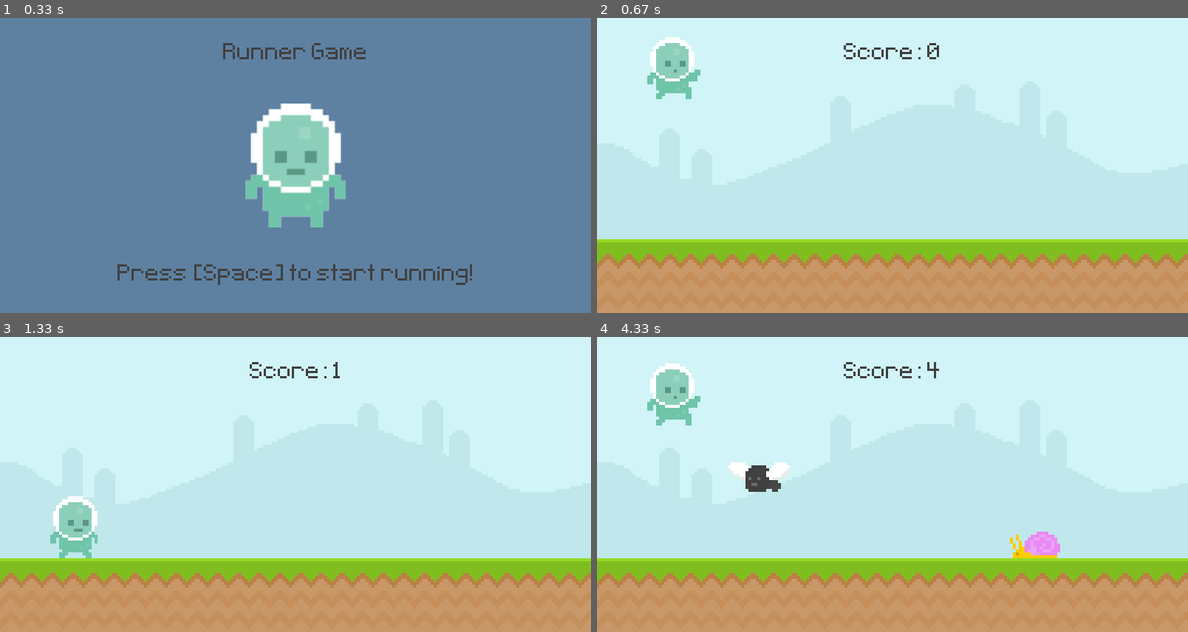
Above: before the commit, frames 1-4 (two rows, left to right).
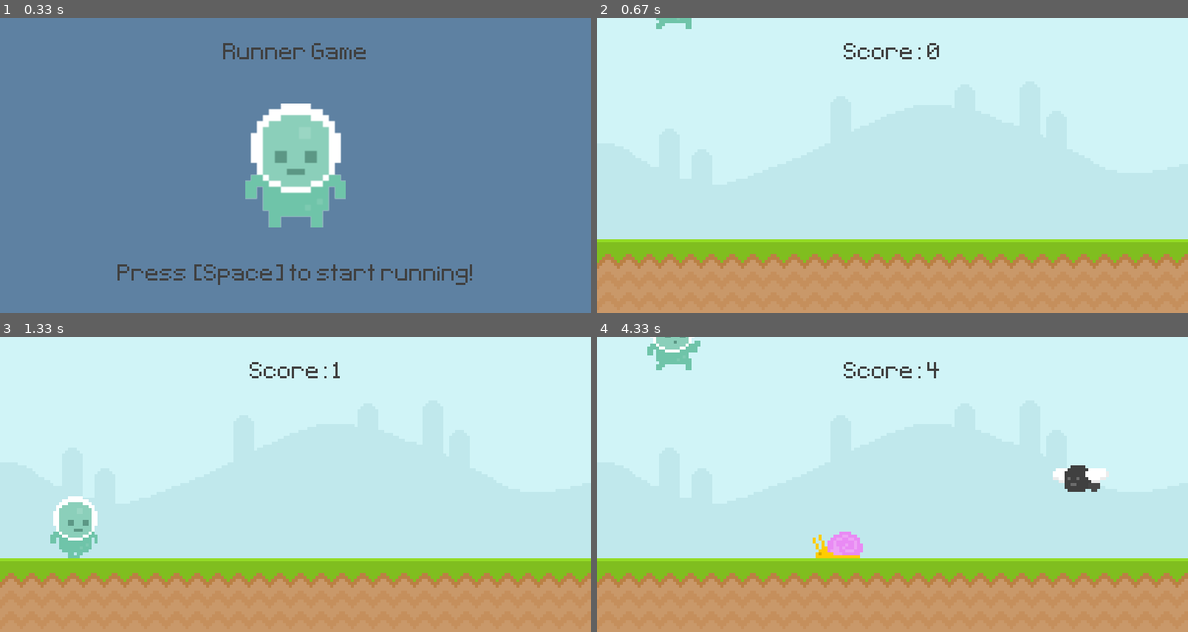
Above: after the commit, the same moments.

Repository: casparcrop94/PyGame
Game: pygame game, started from main.py
Same seed, same stepped clock (60 frames per second), same inputs: the game is played once before the commit and once after it.
Inputs:
- Up to frame 1 (0.33 s): no input
- Up to frame 2 (0.67 s): tap Space at 0.33 s
- Up to frame 3 (1.33 s): no input
- Up to frame 4 (4.33 s): tap Space at 3.17, 4.07 s

Frame 1 is identical in both runs. In frame 2, 1.4% of the frame differs, in the area x 8-18%, y 0-28%; in frame 3, less than 0.1%; in frame 4, 4.4%, in the area x 8-87%, y 0-75%.

Commit message:
Done working on sprites (OOP) and refactoring

Diff:
--- a/main.py
+++ b/main.py
@@ -1,6 +1,6 @@
 import pygame
 from sys import exit
-from random import randint
+from random import randint, choice
 
 class Player(pygame.sprite.Sprite):
     def __init__(self):
@@ -20,7 +20,7 @@
         keys = pygame.key.get_pressed()
 
         if keys[pygame.K_SPACE] and self.rect.bottom >= 300:
-            self.gravity = -20
+            self.gravity = -25
 
     def apply_gravity(self):
         self.gravity += 1
@@ -65,113 +65,64 @@
         self.rect = self.image.get_rect(midbottom = (randint(900,1100),y_pos))
 
     def animation_state(self):
+        self.frame_index += 0.1
+        if self.frame_index >= len(self.frames): self.frame_index = 0
+        self.image = self.frames[int(self.frame_index)]
+
+    def update(self):
+        self.animation_state()
         self.rect.x -= self.obstacle_speed
+        self.destroy()
 
-
-
-
+    def destroy(self):
+        if self.rect.x <= -100: self.kill()
 
 
 def display_score():
     current_time = round(
         ((pygame.time.get_ticks() - start_time) / 1000)
     )
-
     score_surf = test_font.render('Score: '+str(current_time), False, (64,64,64))
     score_rect = score_surf.get_rect(center = (400,50))
     screen.blit(score_surf, score_rect)
     return current_time
 
-def obstacle_movement(obstacle_list, obstacle_speed):
-    if obstacle_list:
-        for obstacle_rect in obstacle_list:
+def collision_spr():
+    if pygame.sprite.spritecollide(player.sprite, obstacle_group, False):
+        obstacle_group.empty()
+        return False
+    else: return True
 
-            obstacle_rect.x -= obstacle_speed
-            # if snail_rect.right <= 0: snail_rect.left = 800
-            if obstacle_rect.bottom == 300: screen.blit(snail_surf, obstacle_rect)
-            else: screen.blit(fly_surf, obstacle_rect)
-
-        obstacle_list = [obstacle for obstacle in obstacle_list if obstacle.x > -100]
-        return obstacle_list
-    else: return []
-
-def collissions(player, obstacle_list):
-    if obstacle_list:
-        for obstacle_rect in obstacle_list:
-            if player.colliderect(obstacle_rect): return False
-    return True
-
-# def player_animation():
-#     global player_surf, player_index
-
-#     if player_rect.bottom < 300:
-#         player_surf = player_jump
-#     else:
-#         player_index += 0.1
-#         if player_index >= len(player_walk): player_index = 0
-#         player_surf = player_walk[int(player_index)]
-
+# Start Pygame config
 pygame.init()
 screen = pygame.display.set_mode((800,400))
 pygame.display.set_caption('Runner')
 clock = pygame.time.Clock()
 test_font = pygame.font.Font('font/Pixeltype.ttf', 50)
+sky_surf = pygame.image.load('graphics/Sky.png').convert()
+ground_surf = pygame.image.load('graphics/Ground.png').convert()
+
+# Declare variables for later use
 game_is_active = False
 start_time = 0
 score = 0
 obstacle_speed = 4
 
+# Player Sprite Group
 player = pygame.sprite.GroupSingle()
 player.add(Player())
 
-
-sky_surf = pygame.image.load('graphics/Sky.png').convert()
-ground_surf = pygame.image.load('graphics/Ground.png').convert()
-
-# Snail
-snail_frame_1 = pygame.image.load('graphics/snail/snail1.png').convert_alpha()
-snail_frame_2 = pygame.image.load('graphics/snail/snail2.png').convert_alpha()
-snail_frames = [snail_frame_1,snail_frame_2]
-snail_frame_index = 0
-snail_surf = snail_frames[snail_frame_index]
-
-# Fly
-fly_frame_1 = pygame.image.load('graphics/Fly/Fly1.png').convert_alpha()
-fly_frame_2 = pygame.image.load('graphics/Fly/Fly2.png').convert_alpha()
-fly_frames = [fly_frame_1,fly_frame_2]
-fly_frame_index = 0
-fly_surf = fly_frames[fly_frame_index]
-
-# Obstacles
-obstacle_rect_list = []
-
-# Player
-# player_walk_1 = pygame.image.load('graphics/Player/player_walk_1.png').convert_alpha()
-# player_walk_2 = pygame.image.load('graphics/Player/player_walk_2.png').convert_alpha()
-# player_walk = [player_walk_1,player_walk_2]
-# player_index = 0
-# player_jump = pygame.image.load('graphics/Player/jump.png').convert_alpha()
-
-# player_surf = player_walk[player_index]
-# player_rect = player_surf.get_rect(midbottom = (80,300))
-# player_gravity = 0
+# Obstacle Group
+obstacle_group = pygame.sprite.Group()
 
 # Intro screen player
 player_stand = pygame.image.load('graphics/player/player_stand.png').convert_alpha()
-# player_stand = pygame.transform.scale(player_stand,(100,200))
-# player_stand = pygame.transform.scale2x(player_stand)
 player_stand = pygame.transform.rotozoom(player_stand,0,2)
 player_stand_rect = player_stand.get_rect(center = (400,200))
 
 # Timer
 obstacle_timer = pygame.USEREVENT + 1
 pygame.time.set_timer(obstacle_timer, 1500)
-
-snail_animation_timer = pygame.USEREVENT + 2
-pygame.time.set_timer(snail_animation_timer, 500)
-
-fly_animation_timer =  pygame.USEREVENT + 3
-pygame.time.set_timer(fly_animation_timer, 200)
 
 while True:
     for event in pygame.event.get():
@@ -180,119 +131,55 @@
             exit()
 
         if game_is_active:
-            # if event.type == pygame.MOUSEBUTTONDOWN:
-            #     if player_rect.collidepoint(event.pos) and player_rect.bottom >= 300:
-            #         player_gravity -= 25
-
-            # if event.type == pygame.KEYDOWN:
-            #     if event.key == pygame.K_SPACE and player_rect.bottom >= 300:
-            #             player_gravity -= 25
-
             if event.type == obstacle_timer:
-                if randint(0,2):
-                    obstacle_rect_list.append(snail_surf.get_rect(bottomright = (randint(900,1100),300)))
-                else:
-                    obstacle_rect_list.append(fly_surf.get_rect(bottomright = (randint(900,1100),210)))
-            if event.type == snail_animation_timer:
-                if snail_frame_index == 0: snail_frame_index = 1
-                else: snail_frame_index = 0
-                snail_surf = snail_frames[snail_frame_index]
-            if event.type == fly_animation_timer:
-                if fly_frame_index == 0: fly_frame_index = 1
-                else: fly_frame_index = 0
-                fly_surf = fly_frames[fly_frame_index]
+                obstacle_group.add(Obstacle(choice(['fly','snail', 'snail', 'snail'])))
         else:
             if event.type == pygame.KEYDOWN and event.key == pygame.K_SPACE:
                 print('Restarting...')
                 game_is_active = True
-                # player_rect.right = 100
-                obstacle_speed = 4
+                obstacle_speed = 5
                 start_time = pygame.time.get_ticks()
 
-
-        # if event.type == pygame.KEYUP:
-        #     print('key up')
-
     if game_is_active:
+        # Active Game Screen
         screen.blit(sky_surf,(0,0))
         screen.blit(ground_surf, (0,300))
 
-        # pygame.draw.rect(screen, '#c0e8ec', score_rect)
-        # pygame.draw.rect(screen, '#c0e8ec', score_rect, 10)
-        # screen.blit(score_surf, score_rect)
-
-        # keys = pygame.key.get_pressed()
-        # if keys[pygame.K_SPACE]:
-        #     print('Jump!')
-
-        # line_tlbr = pygame.draw.line(screen, 'Red', (0,0),(800,400),3)
-        # line_bltr = pygame.draw.line(screen, 'Red', (0,400),(800,0),3)
-        # screen.blit(screen, line_tlbr)
-        # screen.blit(screen, line_bltr)
-        # pygame.draw.ellipse(screen, 'Brown', pygame.Rect(50,200,100,100))
-
-        # screen.blit(snail_surf, snail_rect)
-        # if snail_speed == 0:
-        #     snail_speed = 3
-        # else:
-        #     snail_rect.x -= snail_speed
-        # if snail_rect.right <= 0: snail_rect.left = 800
-
         # Player
-        # player_gravity += 1
-        # player_rect.y += player_gravity
-        # # player_rect.left += 2
-        # if player_rect.bottom >= 300:
-        #     player_rect.bottom = 300
-        #     player_gravity = 0
-        # player_animation()
-        # screen.blit(player_surf, player_rect)
         player.draw(screen)
         player.update()
 
-        #Obstacle Movement
-        obstacle_movement(obstacle_rect_list,obstacle_speed)
+        #Obstacles
+        obstacle_group.draw(screen)
+        obstacle_group.update()
 
-        # if player_rect.colliderect(snail_rect):
-        #     print('Collission')
-        # else:
-        #     print('Free to run')
-
-        # if player_rect.left >= 800:
-        #     player_rect.right = 50
-        #     obstacle_speed += 1
-
-        # mouse_pos = pygame.mouse.get_pos()
-
+        # Score
         score = display_score()
 
         # Collision
-        # if snail_rect.colliderect(player_rect):
-        #     game_is_active = False
-        #     start_time = pygame.time.get_ticks()
-        # game_is_active = collissions(player_rect, obstacle_rect_list)
+        game_is_active = collision_spr()
 
     else:
+
+        # Intro / Game Over Screen
         screen.fill((94,129,162))
         screen.blit(player_stand, player_stand_rect)
 
-        obstacle_rect_list.clear()
-        # player_rect.midbottom = (80,300)
-        player_gravity = 0
-
+        #Title
         title_surf = test_font.render('Runner Game', False, (64,64,64))
         title_rect = title_surf.get_rect(center = (400, 50))
         screen.blit(title_surf, title_rect)
 
+        # Activating prompt
         prompt_surf = test_font.render('Press [Space] to start running!', False, (64,64,64))
         prompt_rect = prompt_surf.get_rect(center = (400, 350))
         screen.blit(prompt_surf, prompt_rect)
 
+        #Show last score when applicable
         last_score_surf = test_font.render('Last Score: '+str(score), False, (64,64,64))
         last_score_rect = last_score_surf.get_rect(center = (400, 90))
         if score != 0: screen.blit(last_score_surf, last_score_rect)
 
-
     #Draw all elements and update everything
     pygame.display.update()
     clock.tick(60)
--- /dev/null
+++ b/old.py
@@ -0,0 +1,312 @@
+import pygame
+from sys import exit
+from random import randint, choice
+
+class Player(pygame.sprite.Sprite):
+    def __init__(self):
+        super().__init__()
+
+        player_walk_1 = pygame.image.load('graphics/Player/player_walk_1.png').convert_alpha()
+        player_walk_2 = pygame.image.load('graphics/Player/player_walk_2.png').convert_alpha()
+        self.player_walk = [player_walk_1,player_walk_2]
+        self.player_index = 0
+        self.player_jump = pygame.image.load('graphics/Player/jump.png').convert_alpha()
+
+        self.image = self.player_walk[self.player_index]
+        self.rect = self.image.get_rect(midbottom = (100, 300))
+        self.gravity = 0
+
+    def player_input(self):
+        keys = pygame.key.get_pressed()
+
+        if keys[pygame.K_SPACE] and self.rect.bottom >= 300:
+            self.gravity = -20
+
+    def apply_gravity(self):
+        self.gravity += 1
+        self.rect.y += self.gravity
+        if self.rect.bottom >= 300:
+            self.rect.bottom = 300
+
+    def animation_state(self):
+        if self.rect.bottom < 300:
+            self.image = self.player_jump
+        else:
+            self.player_index += 0.1
+            if self.player_index >= len(self.player_walk): self.player_index = 0
+            self.image = self.player_walk[int(self.player_index)]
+
+    def update(self):
+        self.player_input()
+        self.apply_gravity()
+        self.animation_state()
+
+class Obstacle(pygame.sprite.Sprite):
+    def __init__(self,type):
+        super().__init__()
+
+        self.obstacle_speed = 4
+        self.frame_index = 0
+        self.frames = []
+
+        if type == 'snail':
+            snail_frame_1 = pygame.image.load('graphics/snail/snail1.png').convert_alpha()
+            snail_frame_2 = pygame.image.load('graphics/snail/snail2.png').convert_alpha()
+            self.frames = [snail_frame_1,snail_frame_2]
+            y_pos = 300
+
+        if type == 'fly':
+            fly_frame_1 = pygame.image.load('graphics/Fly/Fly1.png').convert_alpha()
+            fly_frame_2 = pygame.image.load('graphics/Fly/Fly2.png').convert_alpha()
+            self.frames = [fly_frame_1,fly_frame_2]
+            y_pos = 210
+
+        self.image = self.frames[self.frame_index]
+        self.rect = self.image.get_rect(midbottom = (randint(900,1100),y_pos))
+
+    def animation_state(self):
+        self.frame_index += 0.1
+        if self.frame_index >= len(self.frames): self.frame_index = 0
+        self.image = self.frames[int(self.frame_index)]
+
+    def update(self):
+        self.animation_state()
+        self.rect.x -= self.obstacle_speed
+        self.destroy()
+
+    def destroy(self):
+        if self.rect.x <= -100: self.kill()
+
+# def obstacle_movement(obstacle_list, obstacle_speed):
+#     if obstacle_list:
+#         for obstacle_rect in obstacle_list:
+#             obstacle_rect.x -= obstacle_speed
+#             # if snail_rect.right <= 0: snail_rect.left = 800
+#             if obstacle_rect.bottom == 300: screen.blit(snail_surf, obstacle_rect)
+#             else: screen.blit(fly_surf, obstacle_rect)
+#         obstacle_list = [obstacle for obstacle in obstacle_list if obstacle.x > -100]
+#         return obstacle_list
+#     else: return []
+
+# def player_animation():
+#     global player_surf, player_index
+
+#     if player_rect.bottom < 300:
+#         player_surf = player_jump
+#     else:
+#         player_index += 0.1
+#         if player_index >= len(player_walk): player_index = 0
+#         player_surf = player_walk[int(player_index)]
+
+def display_score():
+    current_time = round(
+        ((pygame.time.get_ticks() - start_time) / 1000)
+    )
+    score_surf = test_font.render('Score: '+str(current_time), False, (64,64,64))
+    score_rect = score_surf.get_rect(center = (400,50))
+    screen.blit(score_surf, score_rect)
+    return current_time
+
+def collissions(player, obstacle_list):
+    if obstacle_list:
+        for obstacle_rect in obstacle_list:
+            if player.colliderect(obstacle_rect): return False
+    return True
+
+# Start Pygame config
+pygame.init()
+screen = pygame.display.set_mode((800,400))
+pygame.display.set_caption('Runner')
+clock = pygame.time.Clock()
+test_font = pygame.font.Font('font/Pixeltype.ttf', 50)
+sky_surf = pygame.image.load('graphics/Sky.png').convert()
+ground_surf = pygame.image.load('graphics/Ground.png').convert()
+
+# Declare variables for later use
+game_is_active = False
+start_time = 0
+score = 0
+obstacle_speed = 4
+
+# Player Sprite Group
+player = pygame.sprite.GroupSingle()
+player.add(Player())
+
+# Obstacle Group
+obstacle_group = pygame.sprite.Group()
+
+# # Snail
+# snail_frame_1 = pygame.image.load('graphics/snail/snail1.png').convert_alpha()
+# snail_frame_2 = pygame.image.load('graphics/snail/snail2.png').convert_alpha()
+# snail_frames = [snail_frame_1,snail_frame_2]
+# snail_frame_index = 0
+# snail_surf = snail_frames[snail_frame_index]
+
+# # Fly
+# fly_frame_1 = pygame.image.load('graphics/Fly/Fly1.png').convert_alpha()
+# fly_frame_2 = pygame.image.load('graphics/Fly/Fly2.png').convert_alpha()
+# fly_frames = [fly_frame_1,fly_frame_2]
+# fly_frame_index = 0
+# fly_surf = fly_frames[fly_frame_index]
+
+# Obstacles
+obstacle_rect_list = []
+
+# Player
+# player_walk_1 = pygame.image.load('graphics/Player/player_walk_1.png').convert_alpha()
+# player_walk_2 = pygame.image.load('graphics/Player/player_walk_2.png').convert_alpha()
+# player_walk = [player_walk_1,player_walk_2]
+# player_index = 0
+# player_jump = pygame.image.load('graphics/Player/jump.png').convert_alpha()
+
+# player_surf = player_walk[player_index]
+# player_rect = player_surf.get_rect(midbottom = (80,300))
+# player_gravity = 0
+
+# Intro screen player
+player_stand = pygame.image.load('graphics/player/player_stand.png').convert_alpha()
+# player_stand = pygame.transform.scale(player_stand,(100,200))
+# player_stand = pygame.transform.scale2x(player_stand)
+player_stand = pygame.transform.rotozoom(player_stand,0,2)
+player_stand_rect = player_stand.get_rect(center = (400,200))
+
+# Timer
+obstacle_timer = pygame.USEREVENT + 1
+pygame.time.set_timer(obstacle_timer, 1500)
+
+# snail_animation_timer = pygame.USEREVENT + 2
+# pygame.time.set_timer(snail_animation_timer, 500)
+
+# fly_animation_timer =  pygame.USEREVENT + 3
+# pygame.time.set_timer(fly_animation_timer, 200)
+
+while True:
+    for event in pygame.event.get():
+        if event.type == pygame.QUIT:
+            pygame.quit()
+            exit()
+
+        if game_is_active:
+            # if event.type == pygame.MOUSEBUTTONDOWN:
+            #     if player_rect.collidepoint(event.pos) and player_rect.bottom >= 300:
+            #         player_gravity -= 25
+
+            # if event.type == pygame.KEYDOWN:
+            #     if event.key == pygame.K_SPACE and player_rect.bottom >= 300:
+            #             player_gravity -= 25
+
+            if event.type == obstacle_timer:
+                obstacle_group.add(Obstacle(choice(['fly','snail', 'snail', 'snail'])))
+                # if randint(0,2):
+                #     # obstacle_rect_list.append(snail_surf.get_rect(bottomright = (randint(900,1100),300)))
+                #     obstacle_group.add(Obstacle('snail'))
+                # else:
+                #     # obstacle_rect_list.append(fly_surf.get_rect(bottomright = (randint(900,1100),210)))
+                #     obstacle_group.add(Obstacle('fly'))
+
+            # if event.type == snail_animation_timer:
+            #     if snail_frame_index == 0: snail_frame_index = 1
+            #     else: snail_frame_index = 0
+            #     snail_surf = snail_frames[snail_frame_index]
+            # if event.type == fly_animation_timer:
+            #     if fly_frame_index == 0: fly_frame_index = 1
+            #     else: fly_frame_index = 0
+            #     fly_surf = fly_frames[fly_frame_index]
+        else:
+            if event.type == pygame.KEYDOWN and event.key == pygame.K_SPACE:
+                print('Restarting...')
+                game_is_active = True
+                # player_rect.right = 100
+                obstacle_speed = 5
+                start_time = pygame.time.get_ticks()
+
+
+        # if event.type == pygame.KEYUP:
+        #     print('key up')
+
+    if game_is_active:
+        screen.blit(sky_surf,(0,0))
+        screen.blit(ground_surf, (0,300))
+
+        # pygame.draw.rect(screen, '#c0e8ec', score_rect)
+        # pygame.draw.rect(screen, '#c0e8ec', score_rect, 10)
+        # screen.blit(score_surf, score_rect)
+
+        # keys = pygame.key.get_pressed()
+        # if keys[pygame.K_SPACE]:
+        #     print('Jump!')
+
+        # line_tlbr = pygame.draw.line(screen, 'Red', (0,0),(800,400),3)
+        # line_bltr = pygame.draw.line(screen, 'Red', (0,400),(800,0),3)
+        # screen.blit(screen, line_tlbr)
+        # screen.blit(screen, line_bltr)
+        # pygame.draw.ellipse(screen, 'Brown', pygame.Rect(50,200,100,100))
+
+        # screen.blit(snail_surf, snail_rect)
+        # if snail_speed == 0:
+        #     snail_speed = 3
+        # else:
+        #     snail_rect.x -= snail_speed
+        # if snail_rect.right <= 0: snail_rect.left = 800
+
+        # Player
+        # player_gravity += 1
+        # player_rect.y += player_gravity
+        # # player_rect.left += 2
+        # if player_rect.bottom >= 300:
+        #     player_rect.bottom = 300
+        #     player_gravity = 0
+        # player_animation()
+        # screen.blit(player_surf, player_rect)
+        player.draw(screen)
+        player.update()
+
+        #Obstacle Movement
+        # obstacle_movement(obstacle_rect_list,obstacle_speed)
+
+        obstacle_group.draw(screen)
+        obstacle_group.update()
+
+        # if player_rect.colliderect(snail_rect):
+        #     print('Collission')
+        # else:
+        #     print('Free to run')
+
+        # if player_rect.left >= 800:
+        #     player_rect.right = 50
+        #     obstacle_speed += 1
+
+        # mouse_pos = pygame.mouse.get_pos()
+
+        score = display_score()
+
+        # Collision
+        # if snail_rect.colliderect(player_rect):
+        #     game_is_active = False
+        #     start_time = pygame.time.get_ticks()
+        # game_is_active = collissions(player_rect, obstacle_rect_list)
+
+    else:
+        screen.fill((94,129,162))
+        screen.blit(player_stand, player_stand_rect)
+
+        obstacle_rect_list.clear()
+        # player_rect.midbottom = (80,300)
+        player_gravity = 0
+
+        title_surf = test_font.render('Runner Game', False, (64,64,64))
+        title_rect = title_surf.get_rect(center = (400, 50))
+        screen.blit(title_surf, title_rect)
+
+        prompt_surf = test_font.render('Press [Space] to start running!', False, (64,64,64))
+        prompt_rect = prompt_surf.get_rect(center = (400, 350))
+        screen.blit(prompt_surf, prompt_rect)
+
+        last_score_surf = test_font.render('Last Score: '+str(score), False, (64,64,64))
+        last_score_rect = last_score_surf.get_rect(center = (400, 90))
+        if score != 0: screen.blit(last_score_surf, last_score_rect)
+
+
+    #Draw all elements and update everything
+    pygame.display.update()
+    clock.tick(60)
